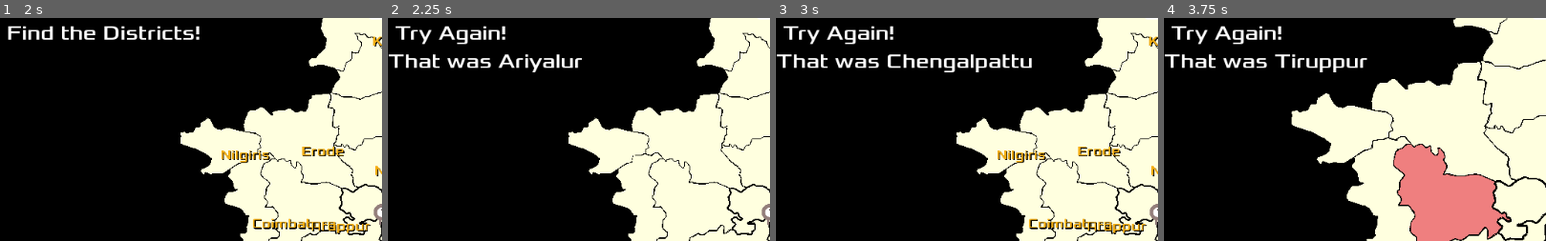
Above: before the commit, frames 1-4 (left to right).
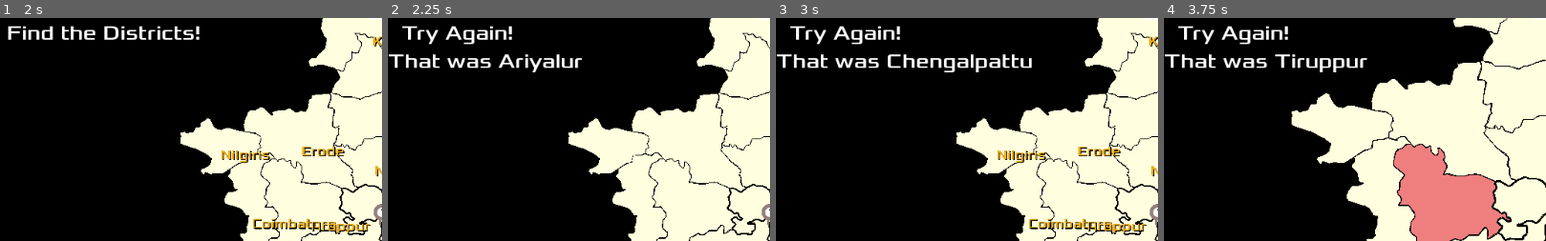
Above: after the commit, the same moments.

Repository: sharun-s/godot-tn
Game: Godot game, scene res://Node2D.tscn
The game is run twice, just before and just after one commit, with the same random seed, the same clock (stepped at 60 frames per second) and the same inputs.
Inputs (mouse positions are % of the whole screen's width and height, from its top left):
- Up to frame 1 (2 s): click "Quiz" at 0.5 s; click "Labels" at 1.25 s
- Up to frame 2 (2.25 s): tap Enter at 2 s; drag from (65, 42) to (75, 8) at 2.02 s
- Up to frame 3 (3 s): tap Space at 2.75 s; drag from (75, 8) to (50, 49) at 2.77 s
- Up to frame 4 (3.75 s): tap Enter at 3.5 s; move the mouse to (33, 50) at 3.52 s; hold Right (ui_right) from 3.53 s (still down); hold Mouse wheel up (zoom_in) from 3.53 s (still down); click (33, 50) at 3.67 s
The pictures show only the part of the screen within x 0-50%, y 6-56%; the shares and areas given below are measured in that part.

Frame 1 is identical in both runs. In frame 2, 1.2% of the frame differs, in the area x 2-33%, y 3-12%; in frame 3, 1.2%; in frame 4, 1.2%.

Commit message:
blink text color/ shape color test

Diff:
--- a/TN.gd
+++ b/TN.gd
@@ -163,11 +163,12 @@
 			score+=1
 			attempts+=1
 			$HUD/Score.text=str(score)+' / '+str(attempts)
-			get_node(district).get_child(0).color=selected_color_right
+			#get_node(district).get_child(0).color=selected_color_right
+			blink(district, selected_color_right)
 			$Label.text=district
 			var gpos=get_node(district).position
 			$Label.rect_global_position =gpos
-			timed_msg("Correct!", 2)
+			timed_msg("Correct!", 2, 15)
 			yield($Timer, "timeout")
 			if attempts < turns:
 				new_challenge()
@@ -175,9 +176,9 @@
 			attempts+=1
 			$HUD/Score.text=str(score)+' / '+str(attempts)
 			get_node(district).get_child(0).color=selected_color_wrong
-			$HUD/Message.text=challenge+"???\n Try Again!\nThat was "+district
+			$HUD/Message.text=challenge+"???\n  Try Again!\nThat was "+district
 		if attempts==turns:
-			timed_msg('Not bad! \nYou scored '+str(score)+' / '+str(turns),3)
+			timed_msg('Not bad! \nYou scored '+str(score)+' / '+str(turns),3, 25, Color.orangered)
 			yield($Timer, "timeout")
 			challenges_completed.clear()
 			game_over()
@@ -279,10 +280,28 @@
 	show_compass()
 	game_in_progress=0
 
-func timed_msg(msg, showafter):
+func blink(district, color):
+	var d=get_node(district).get_child(0)
+	for i in 15:
+		d.modulate=color
+		yield(get_tree(), "idle_frame")
+		d.modulate= Color(1.0, 1.0, 1.0)
+		yield(get_tree(), "idle_frame")
+	d.modulate=Color(1.0, 1.0, 1.0)
+	d.color=color
+
+func timed_msg(msg, showafter, blink:=0, blinkcolor:=Color.green):
 	$Timer.wait_time=showafter
 	$Timer.start()
+	$HUD/Message.modulate= Color(1.0, 1.0, 1.0)
 	$HUD/Message.text=msg
+	if blink:
+		for i in blink:
+			$HUD/Message.modulate = blinkcolor
+			yield(get_tree(), "idle_frame")
+			$HUD/Message.modulate= Color(1.0, 1.0, 1.0)
+			yield(get_tree(), "idle_frame")
+
 
 func process(_delta):
 	walkpath.show()
